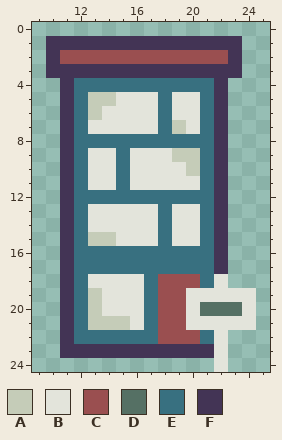
A pixel-art sprite gets an edit: public/apartment.png. Above, as it was before the edit.
The file is 35x25 pixels. Shown: x 9..25, y 0..24.
Palette (. is transparent): A #c5ccb8  B #e3e4db  C #9a4f50  D #557064  E #387080  F #433455
New version:
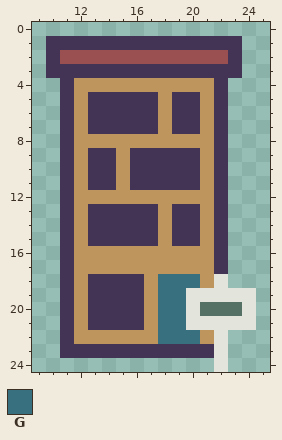
Colours new in this view: G #387080
The edit:
colour E: #387080 -> #be955c
y 5: x 13..17 AABBB -> FFFFF; x 19..20 BB -> FF
y 6: x 13..17 ABBBB -> FFFFF; x 19..20 BB -> FF
y 7: x 13..17 BBBBB -> FFFFF; x 19..20 AB -> FF
y 9: x 13..14 BB -> FF; x 16..20 BBBAA -> FFFFF
y 10: x 13..14 BB -> FF; x 16..20 BBBBA -> FFFFF
y 11: x 13..14 BB -> FF; x 16..20 BBBBB -> FFFFF
y 13..14: x 13..17 BBBBB -> FFFFF; x 19..20 BB -> FF
y 15: x 13..17 AABBB -> FFFFF; x 19..20 BB -> FF
y 18: x 13..16 BBBB -> FFFF; x 18..20 CCC -> GGG
y 19..20: x 13..16 ABBB -> FFFF; x 18..19 CC -> GG
y 21: x 13..16 AAAB -> FFFF; x 18..19 CC -> GG
y 22: x 18..20 CCC -> GGG
Where, in picture pixels (left, top, right, bottom), the same in both pictures:
changed: (74, 78, 214, 344)
